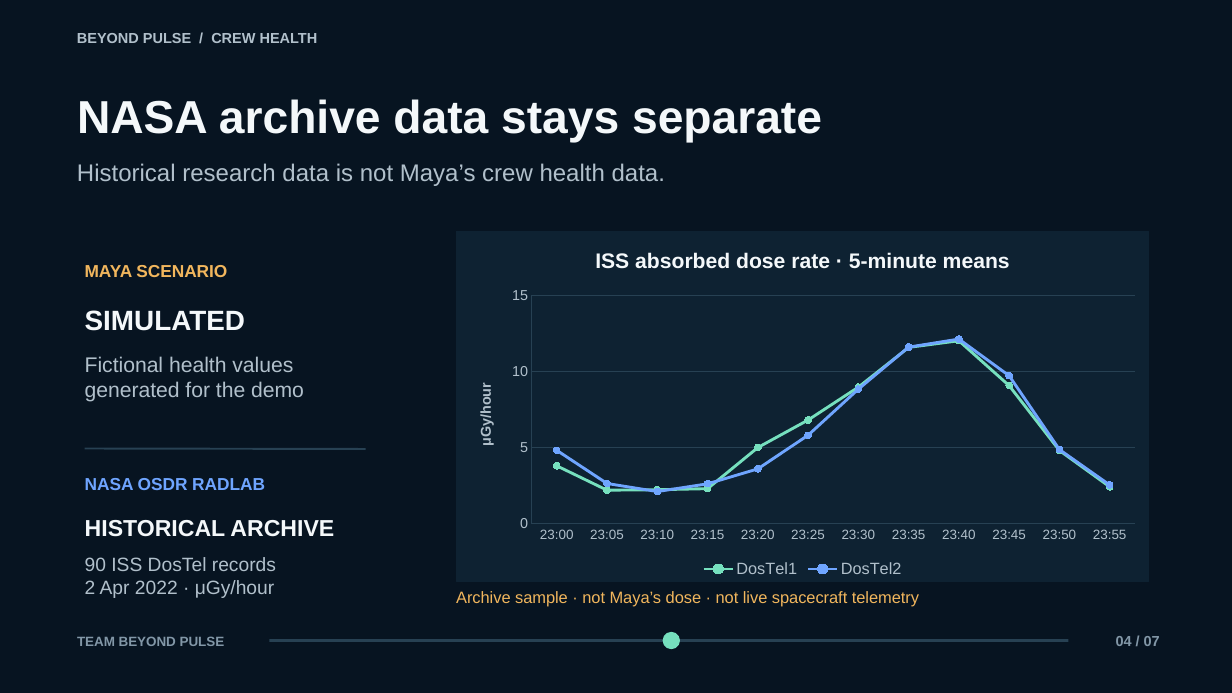
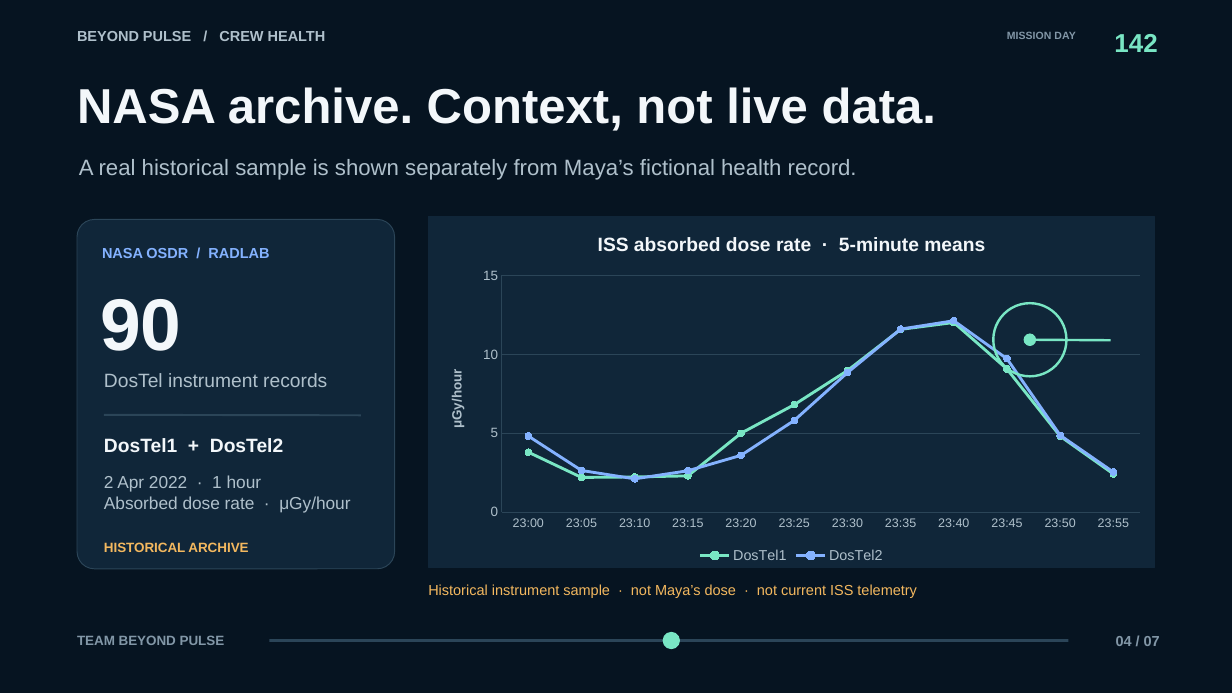
Before and after one commit to dylonplayz/beyond-pulse, a slide deck: slide 4 of submission/Beyond_Pulse_7_Slide_Presentation.pptx. Drawn at 1232x693 pixels with LibreOffice and Linux fonts; fonts in the diff are those of the drawing. Boxes give left, top, right and bottom in pixels: in the first picture for what was removed or moved away, otherwise in the second. Text is boxed around its words. In the diff, an @@ line names an element or a change of style, - is before the commit and + after.

```diff
--- a/submission/Beyond_Pulse_7_Slide_Presentation.pptx
+++ b/submission/Beyond_Pulse_7_Slide_Presentation.pptx
@@ background #071421 to #061421 @@
@@ text "BEYOND PULSE / CREW HEALTH" at (x1=77, y1=31, x2=326, y2=41): text colour #B1C0CB to #AFC0CB @@
@@ text added at (x1=1007, y1=32, x2=1075, y2=39), 8.2 pt, text #8297A7, bold @@
+MISSION DAY
@@ text added at (x1=1114, y1=34, x2=1157, y2=52), 20.2 pt, text #79E6C4, bold @@
+142
@@ text at (x1=77, y1=87, x2=936, y2=131): text changed; size 36 to 38.2 pt; text colour #F4F8FA to #F3F7FA @@
-NASA archive data stays separate
+NASA archive. Context, not live data.
@@ text "A real historical sample is ..." at (x1=79, y1=159, x2=857, y2=180): vertical alignment top to middle @@
@@ text at (x1=79, y1=159, x2=857, y2=180): text changed; size 18.8 to 17.2 pt; text colour #B1C0CB to #AFC0CB @@
-Historical research data is not Maya’s crew health data.
+A real historical sample is shown separately from Maya’s fictional health record.
@@ rounded rectangle added at (x1=77, y1=220, x2=395, y2=569), fill #102639, outline #2B4558 0.75 pt @@
@@ line chart at (x1=429, y1=215, x2=1155, y2=567) @@
@@ title "ISS absorbed dose rate · 5-minute means " to "ISS absorbed dose rate  ·  5-minute means " @@
@@ colour of DosTel1 #76E0BE to #79E6C4 @@
@@ colour of DosTel2 #6FA5FF to #84B2FF @@
@@ legend changed @@
@@ category axis changed @@
@@ value axis changed @@
@@ background changed @@
@@ border changed @@
@@ line chart resized from (x1=457, y1=231, x2=1150, y2=582) to (x1=429, y1=215, x2=1155, y2=567) @@
@@ text removed at (x1=85, y1=265, x2=227, y2=277) @@
-MAYA SCENARIO
@@ text at (x1=102, y1=248, x2=269, y2=258): text changed; size 13.5 to 11.2 pt; text colour #6FA5FF to #84B2FF @@
-NASA OSDR RADLAB
+NASA OSDR / RADLAB
@@ text added at (x1=100, y1=299, x2=181, y2=351), 57 pt, text #F3F7FA, bold @@
+90
@@ text removed at (x1=85, y1=310, x2=245, y2=331) @@
-SIMULATED
@@ ellipse added at (x1=994, y1=303, x2=1067, y2=376), outline #79E6C4 1.88 pt @@
@@ text removed at (x1=85, y1=356, x2=304, y2=402) @@
-Fictional health values
-generated for the demo
@@ ellipse added at (x1=1024, y1=334, x2=1035, y2=345), fill #79E6C4, outline #79E6C4 0.75 pt @@
@@ line added from (1028, 340) to (1111, 340), #79E6C4 1.88 pt @@
@@ text added at (x1=104, y1=373, x2=327, y2=387), 15 pt, text #AFC0CB @@
+DosTel instrument records
@@ line moved from (85, 448) - (366, 449) to (104, 415) - (361, 415) @@
@@ line (104, 415) - (361, 415): stroke #274153 1.5 pt to #2B4558 1.5 pt @@
@@ text added at (x1=104, y1=438, x2=283, y2=452), 15 pt, text #F3F7FA, bold @@
+DosTel1 + DosTel2
@@ text at (x1=104, y1=475, x2=350, y2=513): text changed; size 15 to 13.5 pt; text colour #B1C0CB to #AFC0CB @@
-90 ISS DosTel records
-2 Apr 2022 · μGy/hour
+2 Apr 2022 · 1 hour
+Absorbed dose rate · μGy/hour
@@ text "HISTORICAL ARCHIVE" moved from (x1=85, y1=520, x2=334, y2=537) to (x1=104, y1=542, x2=248, y2=552) @@
@@ text "HISTORICAL ARCHIVE" at (x1=104, y1=542, x2=248, y2=552): size 18 to 10.5 pt, text colour #F4F8FA to #F3B85F @@
@@ text at (x1=428, y1=584, x2=917, y2=598): text changed; size 12.8 to 11.2 pt; text colour #F1B65D to #F3B85F @@
-Archive sample · not Maya’s dose · not live spacecraft telemetry
+Historical instrument sample · not Maya’s dose · not current ISS telemetry
```
Also in this commit, not shown: 4 other slides changed, 2 slides added, 2 slides removed.
